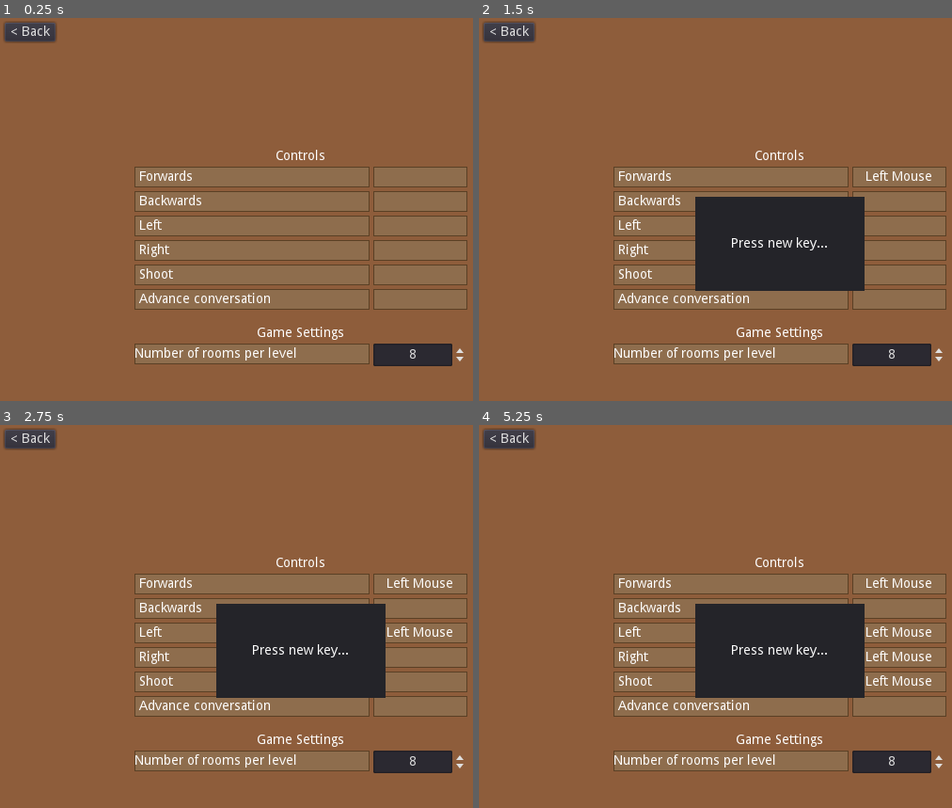
Above: before the commit, frames 1-4 (two rows, left to right).
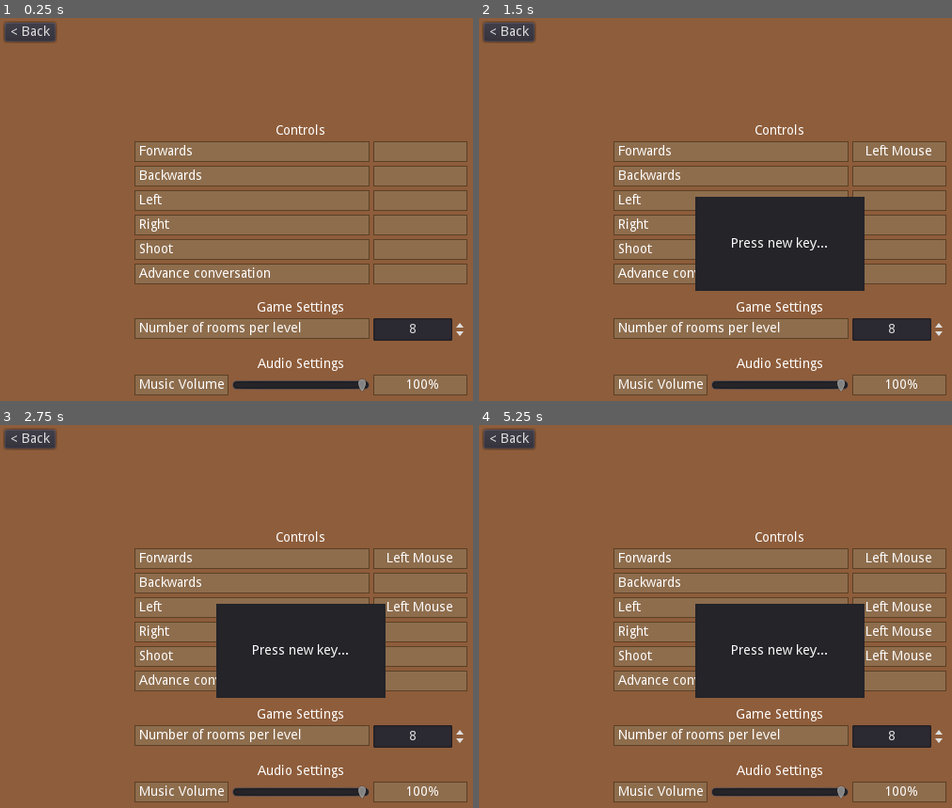
Above: after the commit, the same moments.

Repository: mattvonfat/CurseGame
Game: Godot game, scene res://menus/Controls.tscn
Same seed, same stepped clock (60 frames per second), same inputs: the game is played once before the commit and once after it. This scene is started directly instead of the project's main scene.
Inputs (mouse positions are in pixels of both pictures, inside the frame that each line leads up to; where the layout moved, square brackets give the same spot in the first picture):
- Up to frame 1 (0.25 s): no input
- Up to frame 2 (1.5 s): click (899, 152) [899, 178] at 0.5 s; click (899, 201) [899, 224] at 1.25 s
- Up to frame 3 (2.75 s): click "Left Mouse" at 2 s
- Up to frame 4 (5.25 s): click "Left Mouse" at 2.75 s; click (899, 631) [899, 658] at 3.5 s; click (899, 654) [899, 681] at 4.25 s; click "Left Mouse" at 5 s

The runs differ from the first frame. In frame 1, 11% of the frame differs, in the area x 28-99%, y 27-99%; in frame 2, 9.7%; in frame 3, 10%; in frame 4, 10%.

Commit message:
Music and volume controls
Added music to the main game and also added a music volume slider

Diff:
--- a/GameWorld.gd
+++ b/GameWorld.gd
@@ -178,6 +178,8 @@
 
 	update_visibility()
 	gui.initialise(player)
+	$AudioStreamPlayer.set_volume_db(linear2db(GameManager.music_volume))
+	$AudioStreamPlayer.play()
 
 func update_visibility():
 	var tiles = tile_collection.get_children()
--- a/GameWorld.tscn
+++ b/GameWorld.tscn
@@ -8,6 +8,7 @@
 [ext_resource path="res://images/curses/slow_shoot_icon.png" type="Texture" id=6]
 [ext_resource path="res://images/curses/slow_move_icon.png" type="Texture" id=7]
 [ext_resource path="res://images/curses/miss_chance_icon.png" type="Texture" id=8]
+[ext_resource path="res://sounds/Desert Fox Underscore.mp3" type="AudioStream" id=9]
 
 [node name="GameWorld" type="Node2D"]
 script = ExtResource( 3 )
@@ -109,4 +110,7 @@
 margin_right = 40.0
 margin_bottom = 14.0
 
+[node name="AudioStreamPlayer" type="AudioStreamPlayer" parent="."]
+stream = ExtResource( 9 )
+
 [connection signal="timeout" from="BreakCheck" to="." method="_on_BreakCheck_timeout"]
--- a/managers/GameManager.gd
+++ b/managers/GameManager.gd
@@ -41,6 +41,7 @@
 var game_state
 
 var rooms_per_level = 8
+var music_volume = 100
 
 func _ready():
 	rng = RandomNumberGenerator.new()
@@ -72,6 +73,7 @@
 				InputMap.action_erase_events(control_actions[control_index])
 				InputMap.action_add_event(control_actions[control_index], event)
 		rooms_per_level = config.get_value("level_rooms", "number", rooms_per_level)
+		music_volume = config.get_value("music_volume", "volume", music_volume)
 
 func create_config_file(config : ConfigFile):
 	for control_index in range(0, control_actions.size()):
@@ -83,7 +85,8 @@
 		elif action is InputEventMouseButton:
 			config.set_value(control_actions[control_index], "type", "mouse")
 			config.set_value(control_actions[control_index], "key", action.button_index)
-	config.set_value("level_rooms", "number", 8)
+	config.set_value("level_rooms", "number", rooms_per_level)
+	config.set_value("music_volume", "volume", music_volume)
 	config.save("user://settings.cfg")
 
 func save_settings():
@@ -101,6 +104,7 @@
 		elif action is InputEventMouseButton:
 			config.set_value(control_actions[control_index], "mouse", action.button_index)
 	config.set_value("level_rooms", "number", rooms_per_level)
+	config.set_value("music_volume", "volume", music_volume)
 	config.save("user://settings.cfg")
 
 func splash_to_menu():
--- a/menus/Controls.gd
+++ b/menus/Controls.gd
@@ -6,6 +6,9 @@
 onready var right_key = $VBoxContainer/CenterContainer/VBoxContainer/Controls/HBoxContainer/VBoxContainer2/RightKeyButton/RightKey
 onready var shoot_key = $VBoxContainer/CenterContainer/VBoxContainer/Controls/HBoxContainer/VBoxContainer2/ShootKeyButton/ShootKey
 onready var convo_key = $VBoxContainer/CenterContainer/VBoxContainer/Controls/HBoxContainer/VBoxContainer2/ConvoKeyButton/ConvoKey
+
+onready var music_volume_label = $VBoxContainer/CenterContainer/VBoxContainer/SoundSettings/HBoxContainer/VBoxContainer3/TextureButton2/MusicVolumeLabel
+onready var music_volume_slider = $VBoxContainer/CenterContainer/VBoxContainer/SoundSettings/HBoxContainer/VBoxContainer2/MusicSlider
 
 onready var key_wait_panel = $KeyWaitPanel
 
@@ -23,6 +26,8 @@
 func _ready():
 	key_wait_panel.hide()
 	control_labels = [ up_key, down_key, left_key, right_key, shoot_key, convo_key ]
+	music_volume_slider.set_step(0.001)
+	music_volume_label.set_text("%s%%" % (floor(music_volume_slider.value*200)))# multiply by 200 as it's between 0 and 0.5, so need to double it for percentage
 
 func update_keys():
 	changes = false
@@ -34,6 +39,7 @@
 		elif action is InputEventMouseButton:
 			control_labels[control_index].set_text(button_indexes[action.button_index])
 	$VBoxContainer/CenterContainer/VBoxContainer/GameSettings/HBoxContainer/VBoxContainer2/LevelRooms.set_value(GameManager.rooms_per_level)
+	music_volume_slider.set_value(GameManager.music_volume)
 
 func _input(event):
 	if wait_key:
@@ -72,5 +78,10 @@
 
 func _on_LevelRooms_value_changed(value):
 	changes = true
-	print(value)
 	GameManager.rooms_per_level = value
+
+
+func _on_Music_Slider_value_changed(value):
+	music_volume_label.set_text("%s%%" % (floor(value*200))) # multiply by 200 as it's between 0 and 0.5, so need to double it for percentage
+	GameManager.music_volume = value
+	changes = true
--- a/menus/Controls.tscn
+++ b/menus/Controls.tscn
@@ -45,9 +45,9 @@
 
 [node name="VBoxContainer" type="VBoxContainer" parent="VBoxContainer/CenterContainer"]
 margin_left = 143.0
-margin_top = 106.0
+margin_top = 79.0
 margin_right = 497.0
-margin_bottom = 340.0
+margin_bottom = 367.0
 
 [node name="Controls" type="VBoxContainer" parent="VBoxContainer/CenterContainer/VBoxContainer"]
 margin_right = 354.0
@@ -263,6 +263,7 @@
 [node name="Label" type="Label" parent="VBoxContainer/CenterContainer/VBoxContainer/GameSettings/HBoxContainer/VBoxContainer/TextureButton"]
 anchor_right = 1.0
 anchor_bottom = 1.0
+margin_left = 5.0
 text = "Number of rooms per level"
 valign = 1
 
@@ -282,10 +283,76 @@
 rounded = true
 align = 1
 
+[node name="MarginContainer2" type="MarginContainer" parent="VBoxContainer/CenterContainer/VBoxContainer"]
+margin_top = 234.0
+margin_right = 354.0
+margin_bottom = 244.0
+custom_constants/margin_top = 10
+
 [node name="SoundSettings" type="VBoxContainer" parent="VBoxContainer/CenterContainer/VBoxContainer"]
-margin_top = 234.0
-margin_right = 354.0
-margin_bottom = 234.0
+margin_top = 248.0
+margin_right = 354.0
+margin_bottom = 288.0
+
+[node name="Label" type="Label" parent="VBoxContainer/CenterContainer/VBoxContainer/SoundSettings"]
+margin_right = 354.0
+margin_bottom = 14.0
+text = "Audio Settings"
+align = 1
+valign = 1
+
+[node name="HBoxContainer" type="HBoxContainer" parent="VBoxContainer/CenterContainer/VBoxContainer/SoundSettings"]
+margin_top = 18.0
+margin_right = 354.0
+margin_bottom = 40.0
+
+[node name="VBoxContainer" type="VBoxContainer" parent="VBoxContainer/CenterContainer/VBoxContainer/SoundSettings/HBoxContainer"]
+margin_right = 100.0
+margin_bottom = 22.0
+
+[node name="TextureButton" type="TextureRect" parent="VBoxContainer/CenterContainer/VBoxContainer/SoundSettings/HBoxContainer/VBoxContainer"]
+margin_right = 100.0
+margin_bottom = 22.0
+texture = ExtResource( 3 )
+
+[node name="Label" type="Label" parent="VBoxContainer/CenterContainer/VBoxContainer/SoundSettings/HBoxContainer/VBoxContainer/TextureButton"]
+anchor_right = 1.0
+anchor_bottom = 1.0
+margin_left = 5.0
+text = "Music Volume"
+valign = 1
+
+[node name="VBoxContainer2" type="VBoxContainer" parent="VBoxContainer/CenterContainer/VBoxContainer/SoundSettings/HBoxContainer"]
+margin_left = 104.0
+margin_right = 250.0
+margin_bottom = 22.0
+size_flags_horizontal = 3
+size_flags_vertical = 3
+
+[node name="MusicSlider" type="HSlider" parent="VBoxContainer/CenterContainer/VBoxContainer/SoundSettings/HBoxContainer/VBoxContainer2"]
+margin_right = 146.0
+margin_bottom = 22.0
+size_flags_horizontal = 3
+size_flags_vertical = 3
+max_value = 0.5
+value = 0.5
+
+[node name="VBoxContainer3" type="VBoxContainer" parent="VBoxContainer/CenterContainer/VBoxContainer/SoundSettings/HBoxContainer"]
+margin_left = 254.0
+margin_right = 354.0
+margin_bottom = 22.0
+
+[node name="TextureButton2" type="TextureRect" parent="VBoxContainer/CenterContainer/VBoxContainer/SoundSettings/HBoxContainer/VBoxContainer3"]
+margin_right = 100.0
+margin_bottom = 22.0
+texture = ExtResource( 3 )
+
+[node name="MusicVolumeLabel" type="Label" parent="VBoxContainer/CenterContainer/VBoxContainer/SoundSettings/HBoxContainer/VBoxContainer3/TextureButton2"]
+anchor_right = 1.0
+anchor_bottom = 1.0
+margin_left = 5.0
+align = 1
+valign = 1
 
 [node name="KeyWaitPanel" type="CenterContainer" parent="."]
 visible = false
@@ -323,3 +390,4 @@
 [connection signal="pressed" from="VBoxContainer/CenterContainer/VBoxContainer/Controls/HBoxContainer/VBoxContainer2/ShootKeyButton" to="." method="_on_control_key_button_pressed" binds= [ 4 ]]
 [connection signal="pressed" from="VBoxContainer/CenterContainer/VBoxContainer/Controls/HBoxContainer/VBoxContainer2/ConvoKeyButton" to="." method="_on_control_key_button_pressed" binds= [ 5 ]]
 [connection signal="value_changed" from="VBoxContainer/CenterContainer/VBoxContainer/GameSettings/HBoxContainer/VBoxContainer2/LevelRooms" to="." method="_on_LevelRooms_value_changed"]
+[connection signal="value_changed" from="VBoxContainer/CenterContainer/VBoxContainer/SoundSettings/HBoxContainer/VBoxContainer2/MusicSlider" to="." method="_on_Music_Slider_value_changed"]
Not shown: 1 places in GameWorld.tscn that only renumber resources
Not shown, added: sounds/Desert Fox Underscore.mp3.import
Not shown, added: sounds/Desert Fox Underscore.mp3
